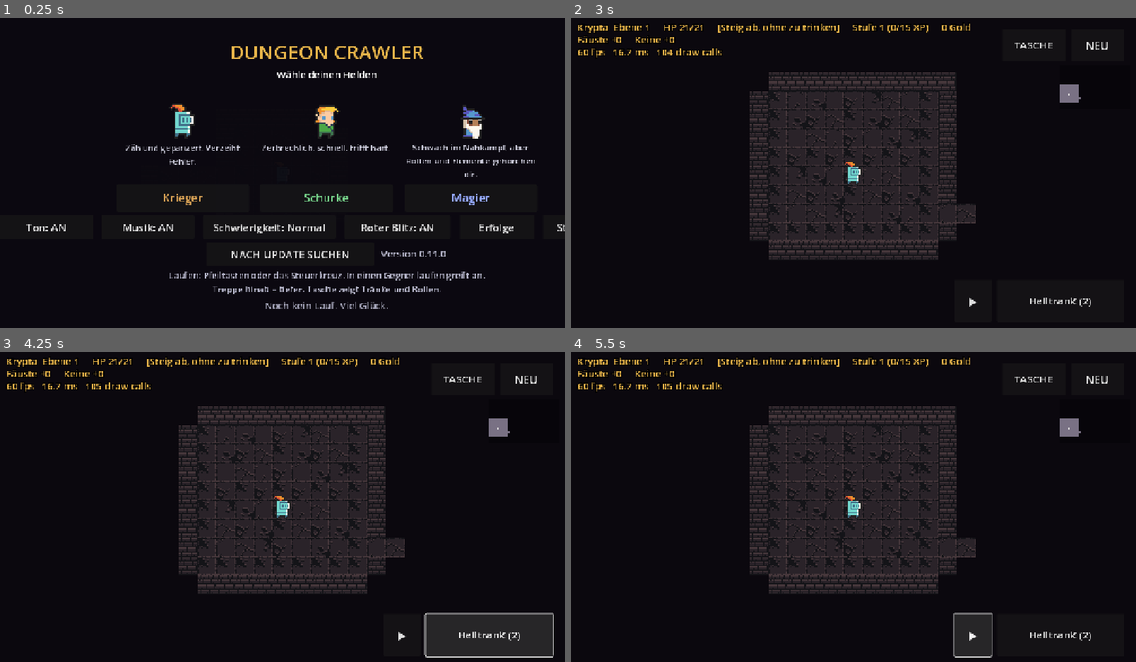
Above: before the commit, frames 1-4 (two rows, left to right).
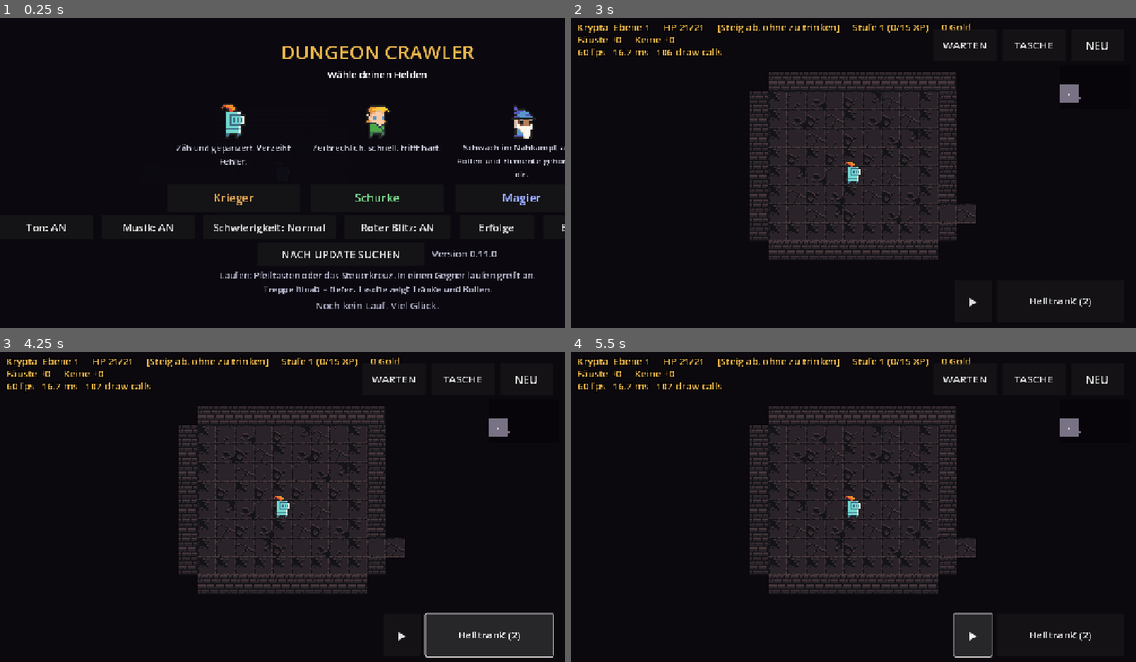
Above: after the commit, the same moments.

Repository: GermanDudeXX/dungeon-crawler
Game: Godot game, scene res://scenes/main.tscn
Same seed, same stepped clock (60 frames per second), same inputs: the game is played once before the commit and once after it.
Inputs (mouse positions are in pixels of both pictures, inside the frame that each line leads up to):
- Up to frame 1 (0.25 s): no input
- Up to frame 2 (3 s): click "Erfolge" at 0.5 s; click "ZURÜCK" at 1.25 s; click "Schwierigkeit: Normal" at 2 s; click "Krieger" at 2.75 s
- Up to frame 3 (4.25 s): click "Heiltrank (2)" at 3.5 s
- Up to frame 4 (5.5 s): click (966, 379) at 4.25 s, where only the run after the commit has a clickable "WARTEN"; click "▶" at 5 s

The runs differ from the first frame. In frame 1, 7.0% of the frame differs, in the area x 22-100%, y 9-94%; in frame 2, 0.1%; in frame 3, 0.1%; in frame 4, 0.1%.

Commit message:
Godot: Bestiarium und ein Zug zum Warten
- Ein Bestiarium auf dem Titelbildschirm: was man getroffen hat, wie oft
  man es erschlagen hat, wie oft es einen erschlagen hat - und was es
  fürchtet, wegsteckt oder anstellt. Arten, denen man nie begegnet ist,
  stehen als "???" drin statt zu fehlen: zu wissen, dass da unten noch
  drei Dinge sind, die man nie gesehen hat, ist selbst ein Grund,
  nochmal hinunterzugehen. Geschrieben wird sofort beim Erschlagen, denn
  was ein Monster einem beigebracht hat, soll den Tod überleben, den es
  einem beigebracht hat - und beim Tod wird sonst nichts gespeichert.
- Ein Zug zum Warten, als Knopf und auf Leertaste. Klingt nach nichts,
  ist aber der einzige Weg, Regeneration, Gift, Brand und jede Stärkung
  überhaupt ticken zu lassen, ohne zu laufen - ohne ihn kann man sich
  vor einer Tür nicht sammeln, und ein Trank der Regeneration wirkt nur
  auf der Flucht.

Beim Zählen fiel auf: geteilte, gerufene und aus Truhen springende
Monster erwachen sofort und liefen daher nie durch die Aufwach-Zählung -
das Bestiarium meldete "136 erschlagen, 29 gesehen". Wer schon wach
ankommt, gilt jetzt auch als begegnet.

Co-Authored-By: Claude Opus 5 <noreply@anthropic.com>
Claude-Session: https://claude.ai/code/session_01WQiUvBCjkdxtXigdz77eh9

Diff:
--- /dev/null
+++ b/godot/scripts/bestiary.gd
@@ -0,0 +1,98 @@
+## What has been met, and how often it won.
+##
+## Kept between runs like the achievements are: a run ends, what it
+## taught you does not. It is also the only place the weaknesses are
+## written down - a player who has burned three slimes should be able to
+## look that up rather than having to remember it.
+class_name Bestiary
+extends RefCounted
+
+const PATH := "user://bestiary.json"
+
+
+static func read() -> Dictionary:
+	if not FileAccess.file_exists(PATH):
+		return {}
+	var file := FileAccess.open(PATH, FileAccess.READ)
+	if file == null:
+		return {}
+	var data: Variant = JSON.parse_string(file.get_as_text())
+	file.close()
+	if typeof(data) != TYPE_DICTIONARY:
+		return {}
+	# Only kinds the game still has: a renamed monster should not leave a
+	# ghost entry in the list for ever.
+	var out := {}
+	for kind in data:
+		if not Data.MONSTERS.has(kind):
+			continue
+		var entry: Variant = data[kind]
+		if typeof(entry) != TYPE_DICTIONARY:
+			continue
+		out[kind] = {
+			"seen": int(entry.get("seen", 0)),
+			"killed": int(entry.get("killed", 0)),
+			"killed_by": int(entry.get("killed_by", 0)),
+		}
+	return out
+
+
+static func write(known: Dictionary) -> void:
+	var file := FileAccess.open(PATH, FileAccess.WRITE)
+	if file == null:
+		return
+	file.store_string(JSON.stringify(known))
+	file.close()
+
+
+## Makes sure a kind has a row, and returns it.
+static func row(known: Dictionary, kind: String) -> Dictionary:
+	if not known.has(kind):
+		known[kind] = {"seen": 0, "killed": 0, "killed_by": 0}
+	return known[kind]
+
+
+## The line shown for one kind: what it is, what it fears, what it shrugs
+## off, and how the two of you have got on so far.
+static func describe(kind: String, entry: Dictionary) -> String:
+	var info: Dictionary = Data.MONSTERS[kind]
+	var parts: Array[String] = []
+	var weak: Array = info.get("weak", [])
+	if not weak.is_empty():
+		var names: Array[String] = []
+		for id in weak:
+			names.append(str(Data.ELEMENTS[id]["name"]))
+		parts.append("fürchtet %s" % ", ".join(names))
+	var resist: Array = info.get("resist", [])
+	if not resist.is_empty():
+		var names: Array[String] = []
+		for id in resist:
+			names.append(str(Data.ELEMENTS[id]["name"]))
+		parts.append("steckt %s weg" % ", ".join(names))
+	if info.get("ranged", false):
+		parts.append("schießt")
+	if info.get("kites", false):
+		parts.append("weicht aus")
+	if info.get("splits", false):
+		parts.append("teilt sich")
+	if info.get("summons", "") != "":
+		parts.append("ruft Verstärkung")
+	if int(info.get("explodes", 0)) > 0:
+		parts.append("explodiert")
+	if info.get("poisons", false):
+		parts.append("vergiftet")
+	if info.get("webs", false):
+		parts.append("spinnt Netze")
+	if float(info.get("drains", 0.0)) > 0.0:
+		parts.append("saugt Leben")
+	if float(info.get("enrages", 0.0)) > 0.0:
+		parts.append("gerät in Rage")
+	if int(info.get("burns_toucher", 0)) > 0:
+		parts.append("brennt")
+	if info.has("swarms"):
+		parts.append("kommt im Rudel")
+	var habits := ", ".join(parts) if not parts.is_empty() else "nichts Besonderes"
+	return "%s - %s. Gesehen %d, erschlagen %d, tödlich %d." % [
+		info["name"], habits,
+		int(entry.get("seen", 0)), int(entry.get("killed", 0)),
+		int(entry.get("killed_by", 0))]
--- a/godot/scripts/game.gd
+++ b/godot/scripts/game.gd
@@ -88,6 +88,7 @@
 var audio: Audio
 var settings := Settings.DEFAULTS.duplicate()
 var earned := {}                 ## achievements already won
+var known := {}                  ## the bestiary, kind by kind
 var scrolls_read := 0            ## across all runs, for one of them
 var potion_free := true          ## no potion drunk this run yet
 var _play_ui: Control            ## stats, log and the pad - hidden on the title
@@ -110,6 +111,8 @@
 var _update_url := ""
 var _awards_panel: PanelContainer
 var _awards_list: VBoxContainer
+var _kin_panel: PanelContainer
+var _kin_list: VBoxContainer
 var _drink_button: Button
 var _bag_panel: PanelContainer
 var _bag_list: VBoxContainer
@@ -139,6 +142,7 @@
 	rng.randomize()
 	settings = Settings.read()
 	earned = Achievements.read()
+	known = Bestiary.read()
 	updater = Updater.new()
 	add_child(updater)
 	updater.checked.connect(_update_answer)
@@ -567,6 +571,7 @@
 				boss.display_name = "Der Herr der Tiefe"
 			boss.snap()
 			monsters.append(boss)
+			_note_kind(boss.kind, "seen")
 			stairs_locked = true
 			if depth == Data.SUPERBOSS_LEVEL:
 				_announce = ["Der Herr der Tiefe erwartet dich", Color(0.90, 0.25, 0.22)]
@@ -1414,6 +1419,7 @@
 		called.xp_reward = maxi(1, called.xp_reward / 2)
 		called.snap()
 		monsters.append(called)
+		_note_kind(called.kind, "seen")
 		monster.summoned += 1
 		if lit.has(monster.cell()):
 			say("%s ruft Verstärkung." % monster.display_name)
@@ -1452,6 +1458,7 @@
 ## sprite. Anything that can kill goes through here - a thrown flask
 ## that skipped this step handed out no experience at all.
 func _kill(monster) -> void:
+	_note_kind(monster.kind, "killed")
 	if monster.explodes > 0:
 		_explode(monster)
 	_sparks(monster.cell(), Color(0.85, 0.30, 0.28), 16)
@@ -1498,6 +1505,7 @@
 		half.awake = true
 		half.snap()
 		monsters.append(half)
+		_note_kind(half.kind, "seen")
 		made += 1
 	if made > 0:
 		say("%s teilt sich!" % monster.display_name)
@@ -1558,6 +1566,7 @@
 			# you - same as the original, so a floor is not a stampede.
 			if lit.has(monster.cell()):
 				monster.awake = true
+				_note_kind(monster.kind, "seen")
 			else:
 				continue
 		for _move in monster.speed:
@@ -1734,6 +1743,7 @@
 		Save.wipe()
 		audio.play("death")
 		_show_death()
+		_note_kind(monster.kind, "killed_by")
 		say("Du stirbst auf Ebene %d. Tippe NEU." % depth)
 
 
@@ -1984,6 +1994,7 @@
 	mimic.display_name = "Mimik (%s)" % mimic.display_name
 	mimic.snap()
 	monsters.append(mimic)
+	_note_kind(mimic.kind, "seen")
 	audio.play("boss")
 	banner("Es war eine Mimik!", Color(0.85, 0.32, 0.30))
 	say("Die Truhe schnappt zu - es war eine Mimik!")
@@ -2246,6 +2257,7 @@
 		ghost.awake = true
 		ghost.snap()
 		monsters.append(ghost)
+		_note_kind(ghost.kind, "seen")
 		spawned += 1
 
 
@@ -2434,6 +2446,30 @@
 	player.y = spot.y
 	player.snap()
 	say("Ein Blinzeln - und du stehst woanders.")
+
+
+## Stand still for a turn.
+##
+## Sounds like nothing and is not: regeneration, poison, burning and
+## every buff run on turns, so without a way to spend one there is no
+## way to heal up before opening a door, and a Potion of Regeneration
+## can only be drunk while running away.
+func wait_a_turn() -> void:
+	if dead or choosing or shop_open != null:
+		return
+	if _bag_panel != null and _bag_panel.visible:
+		return
+	if player.pending_perks > 0 and _perk_panel != null and _perk_panel.visible:
+		return
+	say("Du wartest.")
+	_tick_poison()
+	_tick_regen()
+	_tick_buffs()
+	if dead:
+		return
+	enemy_turn()
+	recompute_fov()
+	paint()
 
 
 ## Walks to the next kind of flask carried. Costs no turn: choosing what
@@ -2750,6 +2786,15 @@
 	swap.pressed.connect(cycle_potion)
 	_play_ui.add_child(swap)
 
+	var rest := Button.new()
+	rest.text = "WARTEN"
+	rest.custom_minimum_size = Vector2(size * 1.2, size * 0.6)
+	rest.set_anchors_preset(Control.PRESET_TOP_RIGHT)
+	rest.position = Vector2(-pad - size * 3.6, pad)
+	rest.add_theme_font_size_override("font_size", 24)
+	rest.pressed.connect(wait_a_turn)
+	_play_ui.add_child(rest)
+
 	var bag := Button.new()
 	bag.text = "TASCHE"
 	bag.custom_minimum_size = Vector2(size * 1.2, size * 0.6)
@@ -2800,6 +2845,7 @@
 	_build_minimap()
 	_build_bag_panel()
 	_build_awards_panel()
+	_build_kin_panel()
 	_build_shop_panel()
 	_build_perk_panel()
 	_build_dead_panel()
@@ -3007,6 +3053,8 @@
 				open_bag()
 		KEY_Q:
 			cycle_potion()
+		KEY_SPACE, KEY_PERIOD:
+			wait_a_turn()
 		KEY_1, KEY_2, KEY_3:
 			var at: int = key - KEY_1
 			if at < Data.SCROLLS.size():
@@ -3016,6 +3064,9 @@
 ## Shuts the topmost thing that is open and says whether there was one.
 ## The order is the order they sit in front of each other.
 func close_topmost() -> bool:
+	if _kin_panel != null and _kin_panel.visible:
+		close_kin()
+		return true
 	if _awards_panel != null and _awards_panel.visible:
 		close_awards()
 		return true
@@ -3185,6 +3236,19 @@
 	return ", ".join(parts)
 
 
+## Writes one fact about a kind into the bestiary.
+##
+## Saved on the spot rather than at the end of a run: what you learned
+## about a monster should survive the death it taught you, and a death
+## is exactly when nothing else gets saved.
+func _note_kind(kind: String, what: String) -> void:
+	if not Data.MONSTERS.has(kind):
+		return
+	var entry := Bestiary.row(known, kind)
+	entry[what] = int(entry.get(what, 0)) + 1
+	Bestiary.write(known)
+
+
 ## Awards an achievement once, with a banner, and remembers it.
 ##
 ## Called from wherever the thing actually happens rather than from one
@@ -3285,6 +3349,74 @@
 		_update_label.add_theme_color_override("font_color", Color(0.72, 0.72, 0.80))
 
 
+## The bestiary, on the title screen next to the achievements.
+##
+## Kinds that have never been met are listed as unknown rather than
+## hidden: knowing there are three things down there you have not seen
+## is itself a reason to go back down.
+func _build_kin_panel() -> void:
+	_kin_panel = PanelContainer.new()
+	_kin_panel.custom_minimum_size = Vector2(900, 560)
+	_kin_panel.visible = false
+	_solid_panel(_kin_panel)
+	_hud.add_child(_centred(_kin_panel))
+
+	var column := VBoxContainer.new()
+	column.add_theme_constant_override("separation", 10)
+	_kin_panel.add_child(column)
+
+	var heading := Label.new()
+	heading.text = "Bestiarium"
+	heading.horizontal_alignment = HORIZONTAL_ALIGNMENT_CENTER
+	heading.add_theme_font_size_override("font_size", 32)
+	heading.add_theme_color_override("font_color", Color(0.91, 0.71, 0.29))
+	column.add_child(heading)
+
+	var scroller := ScrollContainer.new()
+	scroller.custom_minimum_size = Vector2(0, 400)
+	scroller.horizontal_scroll_mode = ScrollContainer.SCROLL_MODE_DISABLED
+	column.add_child(scroller)
+
+	_kin_list = VBoxContainer.new()
+	_kin_list.custom_minimum_size = Vector2(840, 0)
+	_kin_list.add_theme_constant_override("separation", 4)
+	scroller.add_child(_kin_list)
+
+	var close := Button.new()
+	close.text = "ZURÜCK"
+	close.custom_minimum_size = Vector2(0, 64)
+	close.add_theme_font_size_override("font_size", 26)
+	close.pressed.connect(close_kin)
+	column.add_child(close)
+
+
+func open_kin() -> void:
+	if _kin_panel == null:
+		return
+	known = Bestiary.read()
+	for old in _kin_list.get_children():
+		old.queue_free()
+	for kind in Data.MONSTERS:
+		var line := Label.new()
+		line.add_theme_font_size_override("font_size", 20)
+		if known.has(kind):
+			line.text = Bestiary.describe(kind, known[kind])
+			line.add_theme_color_override("font_color", Color(0.86, 0.86, 0.92))
+		else:
+			line.text = "??? - noch nie begegnet."
+			line.add_theme_color_override("font_color", Color(0.48, 0.48, 0.56))
+		_kin_list.add_child(line)
+	var holder := _kin_panel.get_parent()
+	if holder != null:
+		holder.move_to_front()
+	_kin_panel.visible = true
+
+
+func close_kin() -> void:
+	if _kin_panel != null:
+		_kin_panel.visible = false
+
+
 ## The list of achievements, won and unwon, on the title screen.
 ##
 ## The unwon ones are shown too, with what they ask for: a list that
@@ -3536,6 +3668,13 @@
 	awards.add_theme_font_size_override("font_size", 24)
 	awards.pressed.connect(open_awards)
 	row.add_child(awards)
+
+	var kin := Button.new()
+	kin.text = "Bestiarium"
+	kin.custom_minimum_size = Vector2(210, 54)
+	kin.add_theme_font_size_override("font_size", 24)
+	kin.pressed.connect(open_kin)
+	row.add_child(kin)
 
 	_pad_button = Button.new()
 	_pad_button.custom_minimum_size = Vector2(250, 54)
--- a/godot/scripts/selftest.gd
+++ b/godot/scripts/selftest.gd
@@ -81,6 +81,7 @@
 	_check_themes()
 	_check_quests()
 	_check_more()
+	_check_bestiary_and_waiting()
 	_check_elements()
 	_check_up_stairs()
 	_check_boss_phases()
@@ -2034,3 +2035,69 @@
 	if names.size() < 9:
 		_complain("zu wenige Abschnitte", "%d verschiedene" % names.size())
 	_settle()
+
+
+## The bestiary and the waiting turn.
+##
+## Both are small and both are the kind of thing that quietly does
+## nothing: an entry that is never written, a button that spends no
+## turn at all.
+func _check_bestiary_and_waiting() -> void:
+	_settle()
+	var p = _game.player
+
+	# Every kind has to produce a readable line, including the ones with
+	# no habits at all - a description that crashes on the plainest
+	# monster in the game is worse than none.
+	for kind in Data.MONSTERS:
+		var line := Bestiary.describe(kind, {"seen": 1, "killed": 2, "killed_by": 3})
+		if line.length() < 10:
+			_complain("Bestiarium-Eintrag ist leer", kind)
+		if not line.contains(str(Data.MONSTERS[kind]["name"])):
+			_complain("Bestiarium nennt den Namen nicht", kind)
+
+	# Killing something writes it down.
+	var before: int = int(_game.known.get("orc", {}).get("killed", 0))
+	var spot: Variant = _open_spot()
+	if spot != null:
+		var orc = Entities.Monster.new("orc", 1.0, "easy")
+		orc.x = spot.x
+		orc.y = spot.y
+		orc.snap()
+		_game.monsters.append(orc)
+		_game._kill(orc)
+		if int(_game.known.get("orc", {}).get("killed", 0)) <= before:
+			_complain("erschlagenes Monster landet nicht im Bestiarium")
+
+	# The kill above may well have levelled the hero up, and a pending
+	# gift blocks everything until it is taken - including waiting.
+	_settle()
+
+	# Waiting spends a turn: the monsters move, and what runs on turns
+	# runs. Without it there is no way to heal before opening a door.
+	spot = _open_spot()
+	if spot != null:
+		p.x = spot.x
+		p.y = spot.y
+		p.max_hp = 100
+		p.hp = 100
+		p.buffs.clear()
+		p.buffs["strength"] = 3
+		_game.wait_a_turn()
+		if int(p.buffs.get("strength", 0)) != 2:
+			_complain("Warten kostet keinen Zug",
+				"Stärke steht bei %d statt 2" % int(p.buffs.get("strength", 0)))
+		if Vector2i(p.x, p.y) != spot:
+			_complain("Warten bewegt den Helden")
+		p.buffs.clear()
+
+	# And it must not work while a window is open, or a tap behind the
+	# bag quietly costs a turn.
+	_game.open_bag()
+	p.buffs["strength"] = 3
+	_game.wait_a_turn()
+	if int(p.buffs.get("strength", 0)) != 3:
+		_complain("Warten läuft trotz offener Tasche")
+	p.buffs.clear()
+	_game.close_bag()
+	_settle()
Not shown, added: godot/scripts/bestiary.gd.uid
